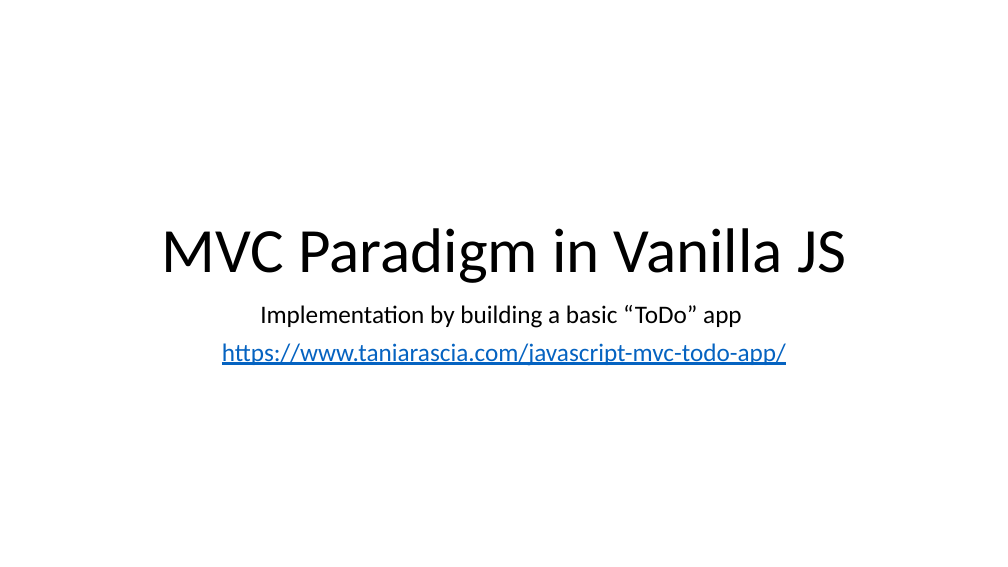
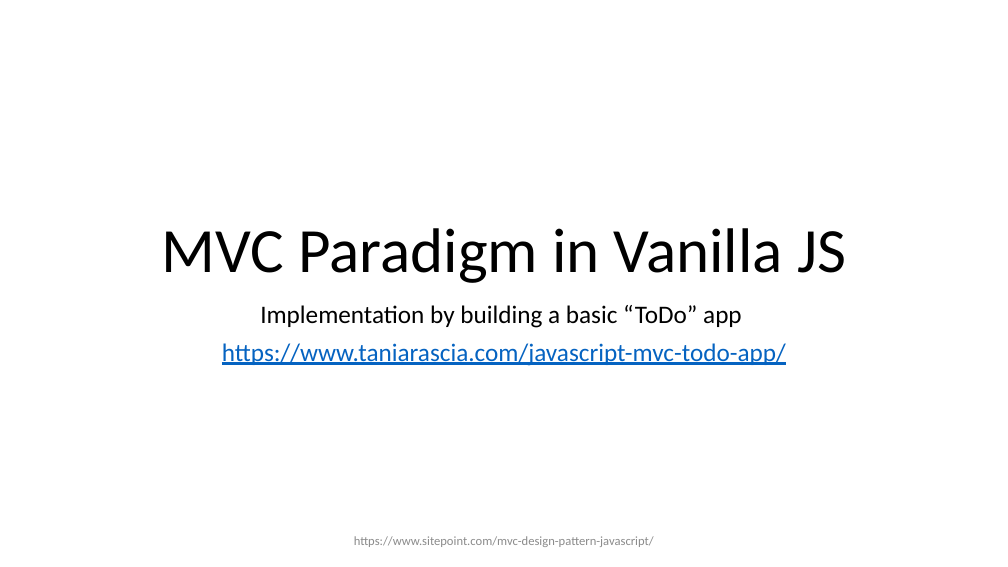
Before and after one commit to ctrachte/MVC-Vanilla-JS, a slide deck: slide 1 of MVC Paradigm in Vanilla JS.pptx. Drawn at 1008x567 pixels with LibreOffice and Linux fonts; fonts in the diff are those of the drawing. Boxes give left, top, right and bottom in pixels: in the first picture for what was removed or moved away, otherwise in the second. Text is boxed around its words. In the diff, an @@ line names an element or a change of style, - is before the commit and + after.

```diff
--- a/MVC Paradigm in Vanilla JS.pptx
+++ b/MVC Paradigm in Vanilla JS.pptx
@@ text added at (x1=354, y1=536, x2=654, y2=547), 12 pt, text #8C8C8C @@
+https://www.sitepoint.com/mvc-design-pattern-javascript/
```
Also in this commit, not shown: 3 other slides changed, 3 slides added, 1 other file.
